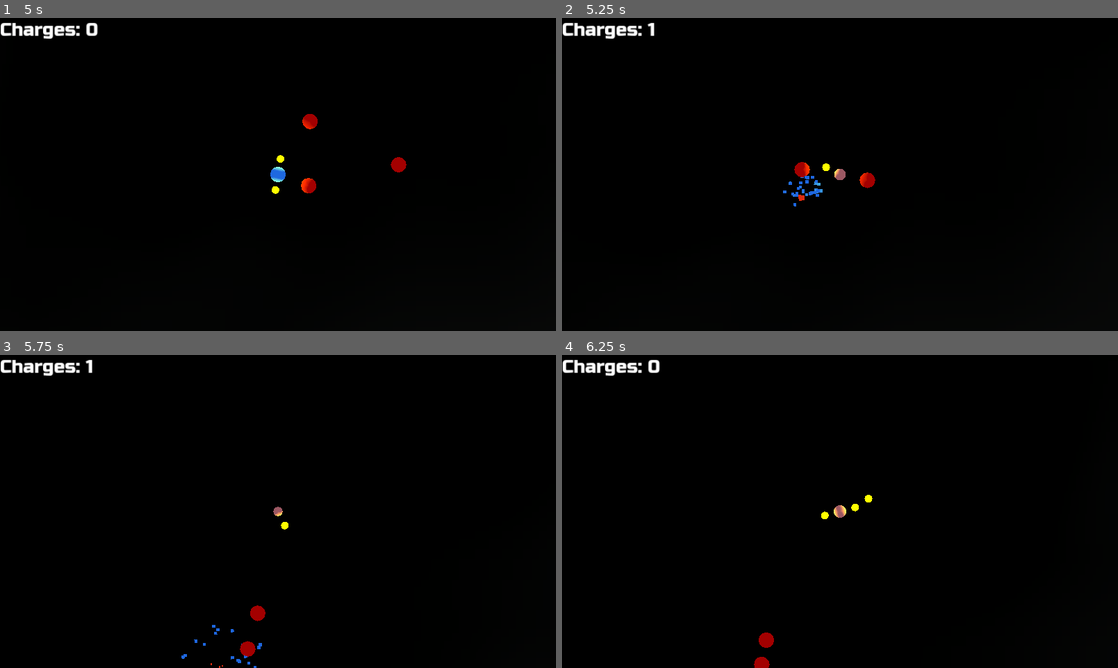
Above: before the commit, frames 1-4 (two rows, left to right).
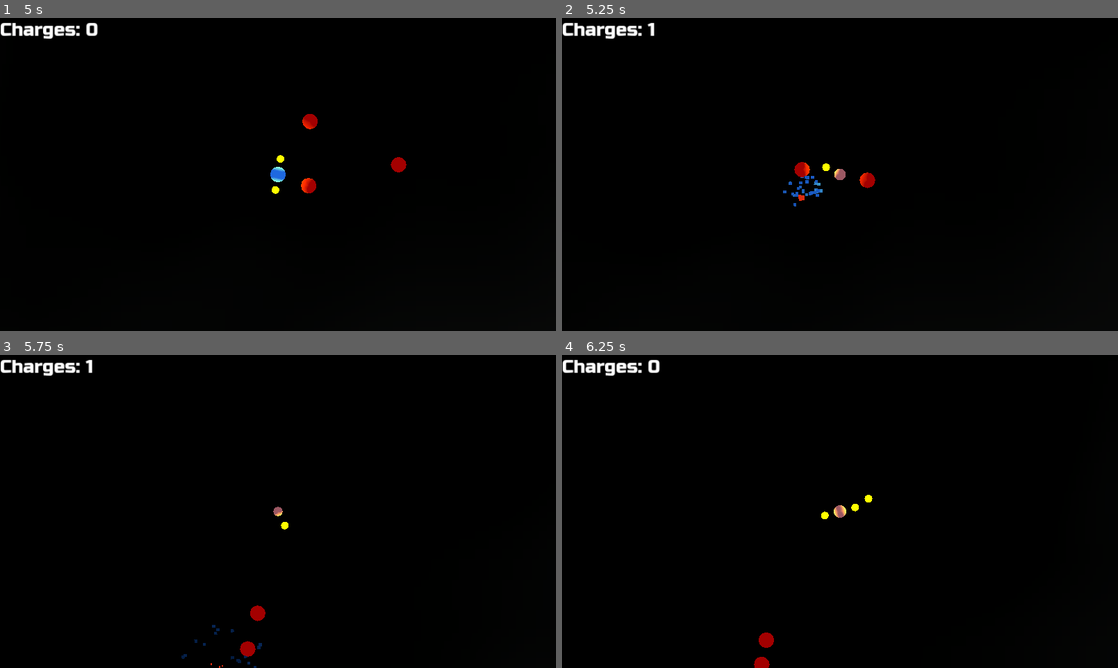
Above: after the commit, the same moments.

Repository: doctor-g/LD55
Game: Godot game, scene res://world.tscn
The game is run twice, just before and just after one commit, with the same random seed, the same clock (stepped at 60 frames per second) and the same inputs.
Inputs (mouse positions are in pixels of both pictures, inside the frame that each line leads up to):
- Up to frame 1 (5 s): move the mouse to (250, 237) at 0.52 s; hold W (move_up) 0.53-2.03 s; tap Space (summon) every 0.75 s from 0.6 to 4.35 s; move the mouse to (444, 221) at 1.27 s; move the mouse to (111, 127) at 2.02 s; hold A (move_left) 2.03-3.53 s; move the mouse to (305, 174) at 2.77 s; move the mouse to (194, 96) at 3.52 s; hold S (move_down) 3.53-4.28 s; move the mouse to (400, 158) at 4.27 s; hold D (move_right) from 4.28 s (still down)
- Up to frame 2 (5.25 s): move the mouse to (728, 190) at 5.02 s; release D (move_right) at 5.03 s; hold W (move_up) from 5.03 s (still down); tap Space (summon) at 5.1 s
- Up to frame 3 (5.75 s): keep holding W (move_up)
- Up to frame 4 (6.25 s): move the mouse to (895, 442) at 5.77 s; release W (move_up) at 5.78 s; hold D (move_right) from 5.78 s (still down); tap Space (summon) at 5.85 s

Frame 1 is identical in both runs. In frame 2, 0.1% of the frame differs, in the area x 39-47%, y 50-61%; in frame 3, less than 0.1%; in frame 4, nothing differs.

Commit message:
Tweak shell particles

Diff:
--- a/project/hero.tscn
+++ b/project/hero.tscn
@@ -105,11 +105,15 @@
 }
 
 [sub_resource type="StandardMaterial3D" id="StandardMaterial3D_b1svh"]
-albedo_color = Color(0.149317, 0.449044, 1, 1)
+vertex_color_use_as_albedo = true
+albedo_color = Color(0.14902, 0.45098, 1, 1)
 
 [sub_resource type="PlaneMesh" id="PlaneMesh_d5wck"]
 material = SubResource("StandardMaterial3D_b1svh")
 size = Vector2(0.2, 0.2)
+
+[sub_resource type="Gradient" id="Gradient_hu2rf"]
+colors = PackedColorArray(1, 1, 1, 1, 0, 0, 0, 1)
 
 [node name="Hero" type="CharacterBody3D"]
 script = ExtResource("1_8uykj")
@@ -162,3 +166,4 @@
 initial_velocity_max = 4.0
 angular_velocity_min = -5.0
 angular_velocity_max = 5.0
+color_ramp = SubResource("Gradient_hu2rf")
Not shown: 1 places in project/hero.tscn that only renumber resources
